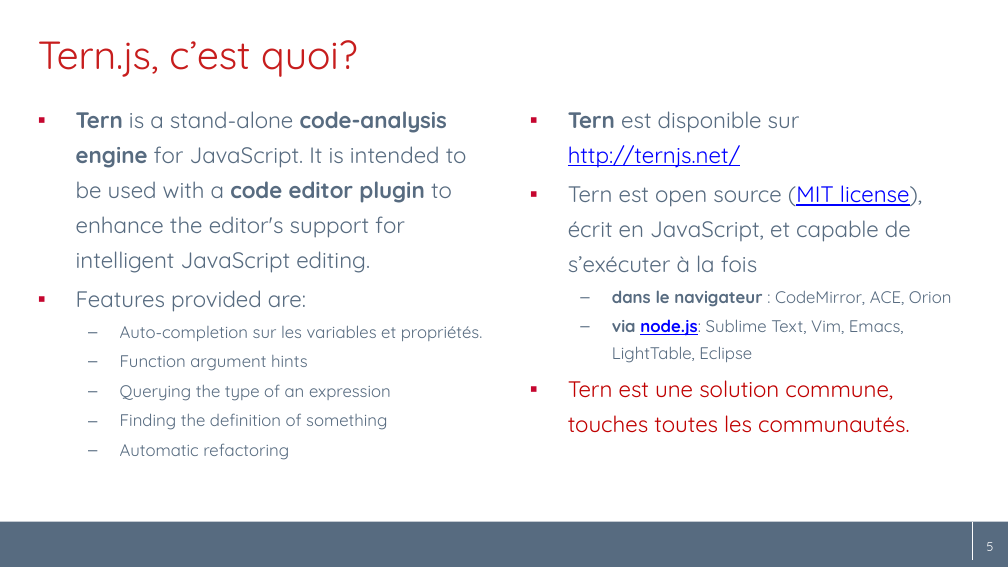
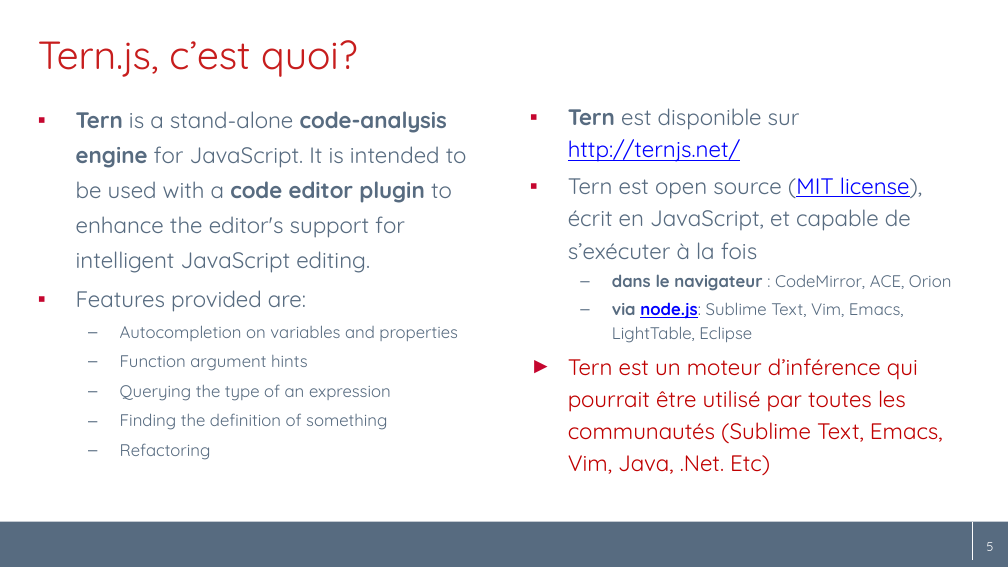
Before and after one commit to angelozerr/tern.java, a slide deck: slide 5 of docs/tern.java_fr.pptx. Drawn at 1008x567 pixels with LibreOffice and Linux fonts; fonts in the diff are those of the drawing; background and template pictures are left out. Boxes give left, top, right and bottom in pixels: in the first picture for what was removed or moved away, otherwise in the second. Text is boxed around its words. In the diff, an @@ line names an element or a change of style, - is before the commit and + after.

```diff
--- a/docs/tern.java_fr.pptx
+++ b/docs/tern.java_fr.pptx
@@ text at (568,108,952,343): line spacing 1.3 to 1.2 @@
@@ text at (120,325,458,341): text changed @@
-  – Auto-completion sur les variables et propriétés.
+  – Autocompletion on variables and properties
@@ text at (568,358,943,475): text changed @@
-▪ Tern est une solution commune, touches toutes les communautés.
+► Tern est un moteur d’inférence qui pourrait être utilisé par toutes les communautés (Sublime Text, Emacs, Vim, Java, .Net. Etc)
@@ text at (120,443,211,460): text changed @@
-  – Automatic refactoring
+  – Refactoring
```
Also in this commit, not shown: 4 other slides changed, 1 slide added.
